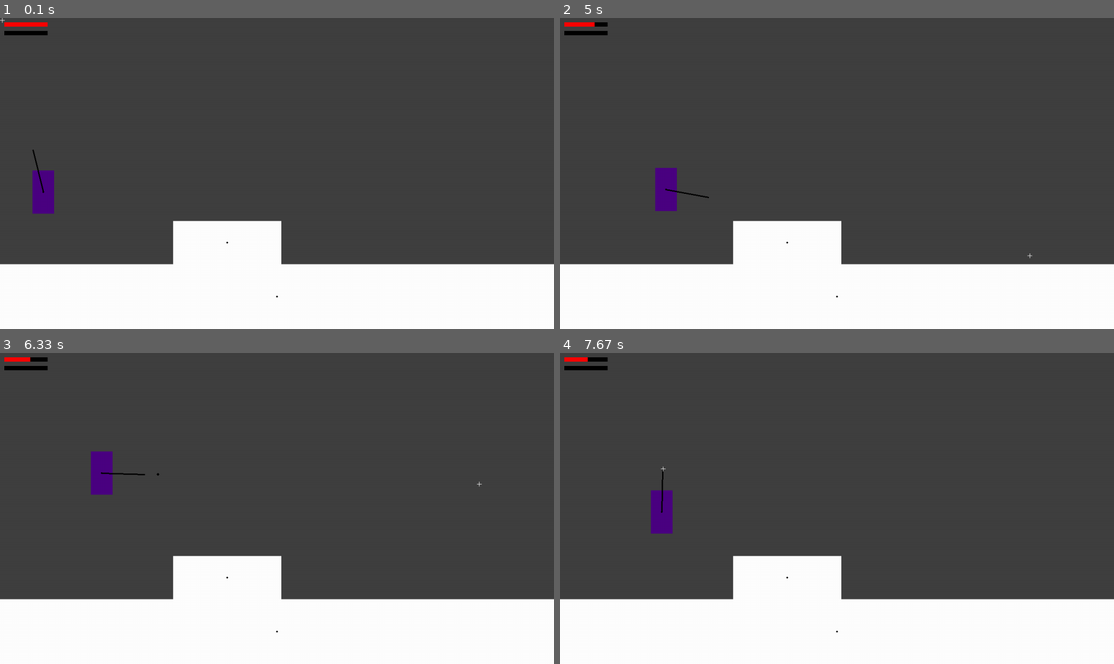
Above: before the commit, frames 1-4 (two rows, left to right).
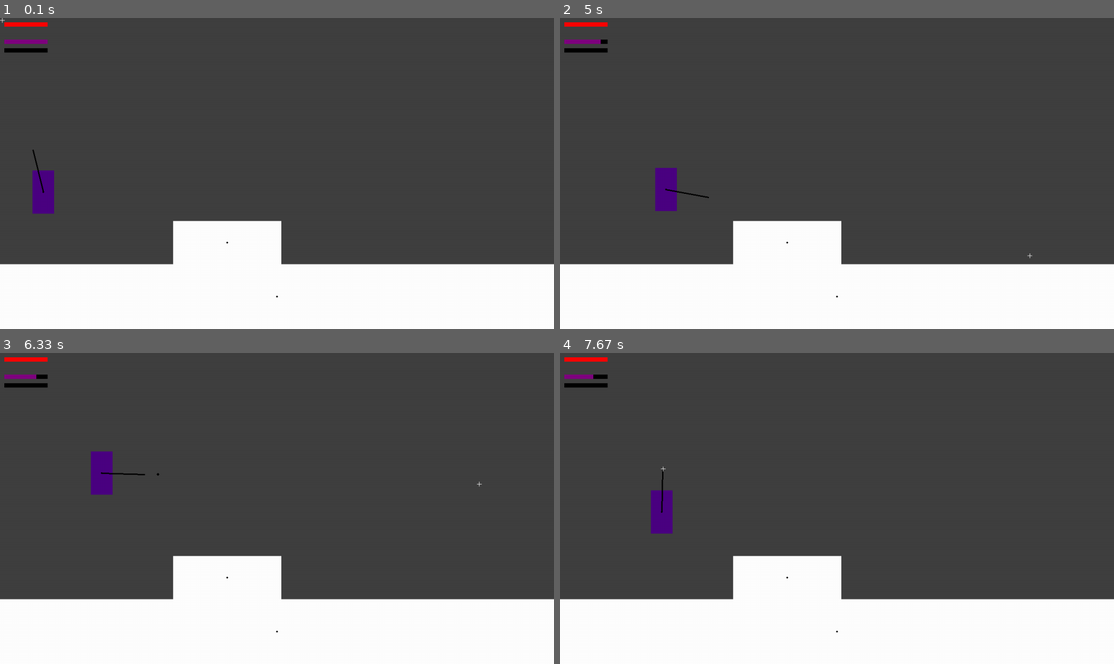
Above: after the commit, the same moments.

Repository: Jacob1Carter/PygamePlatformerTemplate
Game: pygame game, started from main.py
The game is run twice, just before and just after one commit, with the same random seed, the same clock (stepped at 60 frames per second) and the same inputs.
Inputs (mouse positions are in pixels of both pictures, inside the frame that each line leads up to):
- Up to frame 1 (0.1 s): no input
- Up to frame 2 (5 s): hold R 0.33-0.8 s; hold D 0.33-0.8 s; move the mouse to (814, 185) at 0.37 s; tap Space at 0.83, 1.57, 1.87, 2.07, 2.37, 2.57, 2.87, 3.13, 3.43, 3.57, 3.87, 4.23, 4.53, 4.73 s; press the mouse at (903, 201) at 1.2 s; move the mouse to (798, 129) at 1.3 s; release the mouse at (692, 58) at 1.43 s; hold D 1.5-1.97 s; click (848, 67) at 1.58 s; hold D 2-2.47 s; click (809, 254) at 2.08 s; hold A 2.5-3.03 s; click (820, 120) at 2.58 s; hold A 3.07-3.47 s; click (759, 108) at 3.15 s; hold D 3.5-4.13 s; click (748, 70) at 3.58 s; hold A 4.17-4.63 s; click (947, 148) at 4.25 s; hold D from 4.67 s (still down); click (1030, 254) at 4.75 s
- Up to frame 3 (6.33 s): tap Space at 5.03, 5.23, 5.53, 5.73, 6.03, 6.3 s; release D at 5.13 s; hold D 5.17-5.63 s; click (66, 440) at 5.25 s; hold A 5.67-6.2 s; click (448, 502) at 5.75 s; hold A from 6.23 s (still down); click (476, 483) at 6.32 s
- Up to frame 4 (7.67 s): tap Space at 6.6, 6.73, 7.03, 7.4 s; release A at 6.63 s; hold D 6.67-7.3 s; click (953, 452) at 6.75 s; hold A from 7.33 s (still down); click (665, 468) at 7.42 s

The runs differ from the first frame. In frame 1, 0.3% of the frame differs, in the area x 0-9%, y 4-12%; in frame 2, 0.4%; in frame 3, 0.4%; in frame 4, 0.4%, in the area x 0-9%, y 1-12%.

Commit message:
lil fixes

Diff:
--- a/entities.py
+++ b/entities.py
@@ -41,6 +41,9 @@
         self.bottom = self.top + self.height
 
         self.state = "fall"
+
+        self.max_health = 1000
+        self.health = self.max_health
 
         self.speed = 600/game.fps
         self.gravity = 120/game.fps
@@ -55,6 +58,8 @@
         self.ui = []
 
         self.gun = self.Gun(self)
+
+        self.ui.append(Bar(self, "ammo", self.health, self.max_health, COLOURS.black, COLOURS.red, 10, 10, True))
 
     def check_state(self):
         self.jump_done = False
@@ -96,7 +101,7 @@
                                 self.y = entity.top - self.height // 2
                                 self.state = "idle"
 
-    def update(self, keys_pressed, mouse_pressed, mousex, mousey):
+    def update(self, keys_pressed, keys_down, mouse_pressed, mousex, mousey):
         self.check_state()
 
         if keys_pressed[pygame.K_SPACE]:
@@ -116,9 +121,11 @@
             jump_speed = exponential_decay(self.jump_speed, decay_factor, self.active_jump_time)
             self.y -= jump_speed
         elif self.state == "fall":
-            self.y += self.game.active_scene.gravity*self.gravity * normalizer(self.active_fall_time, self.terminal_fall_time)
-
-        self.gun.update(mouse_pressed, mousex, mousey)
+            self.y += self.game.active_scene.gravity*self.gravity * normalizer(
+                self.active_fall_time, self.terminal_fall_time
+            )
+
+        self.gun.update(keys_down, mouse_pressed, mousex, mousey)
 
     def update_ui(self):
         pass
@@ -165,13 +172,37 @@
 
             self.state = "active"
 
-            player.ui.append(Bar(self, "ammo", self.ammo, self.max_ammo, COLOURS.black, COLOURS.red, 10, 10, True))
-            player.ui.append(Bar(self, "reload", self.reload_time, self.reload_speed, COLOURS.black, COLOURS.blue, 10, 30))
-
-        def update(self, mouse_pressed, mousex, mousey):
+            player.ui.append(Bar(
+                self,
+                "ammo",
+                self.ammo,
+                self.max_ammo,
+                COLOURS.black,
+                COLOURS.purple,
+                10,
+                50,
+                True
+            ))
+            player.ui.append(Bar(
+                self,
+                "reload",
+                self.reload_time,
+                self.reload_speed,
+                COLOURS.black,
+                COLOURS.blue,
+                10,
+                70
+            ))
+
+        def update(self, keys_down, mouse_pressed, mousex, mousey):
             self.x = self.player.x
             self.y = self.player.y
             self.angle = calculate_angle(self.x, self.y, mousex, mousey)
+
+            if pygame.K_r in keys_down:
+                self.ammo = 0
+                self.state = "reload"
+                self.reload_time = self.reload_speed
 
             if self.cooldown > 0:
                 self.cooldown -= 1
@@ -222,7 +253,10 @@
                 win,
                 COLOURS.black,
                 (self.x, self.y),
-                (self.x + self.height * math.cos(math.radians(self.angle)), self.y + self.height * math.sin(math.radians(self.angle))),
+                (
+                    self.x + self.height * math.cos(math.radians(self.angle)),
+                    self.y + self.height * math.sin(math.radians(self.angle))
+                ),
                 self.width
             )
             pygame.draw.circle(
@@ -250,7 +284,8 @@
                 self.x += self.speed * math.cos(math.radians(self.angle))
                 self.y += self.speed * math.sin(math.radians(self.angle))
 
-                if self.x < 0 or self.x > self.gun.player.game.display.resolution[0] or self.y < 0 or self.y > self.gun.player.game.display.resolution[1]:
+                if self.x < 0 or self.x > self.gun.player.game.display.resolution[0] or \
+                        self.y < 0 or self.y > self.gun.player.game.display.resolution[1]:
                     self.active = False
 
                 for entity in self.gun.player.game.active_scene.active_entities:
@@ -300,7 +335,7 @@
         self.right = self.left + self.width
         self.bottom = self.top + self.height
 
-    def update(self, keys_pressed, mouse_pressed, mousex, mousey):
+    def update(self, keys_pressed, keys_down, mouse_pressed, mousex, mousey):
         pass
 
     def update_ui(self):
--- a/main.py
+++ b/main.py
@@ -12,11 +12,16 @@
         pygame.mouse.set_visible(game.mouse_visible)
         game.clock.tick(game.fps)
 
+        keys_down = []
+
         #   handle events
         for event in pygame.event.get():
             if event.type == pygame.QUIT:
                 pygame.quit()
                 exit()
+
+            if event.type == pygame.KEYDOWN:
+                keys_down.append(event.key)
 
         #   set variables
         keys_pressed = pygame.key.get_pressed()
@@ -26,7 +31,7 @@
         #   Game loop
 
         for entity in game.active_scene.active_entities:
-            entity.update(keys_pressed, mouse_pressed, mousex, mousey)
+            entity.update(keys_pressed, keys_down, mouse_pressed, mousex, mousey)
 
         #   refresh display and loop for next frame
         game.display.refresh(mousex, mousey)
